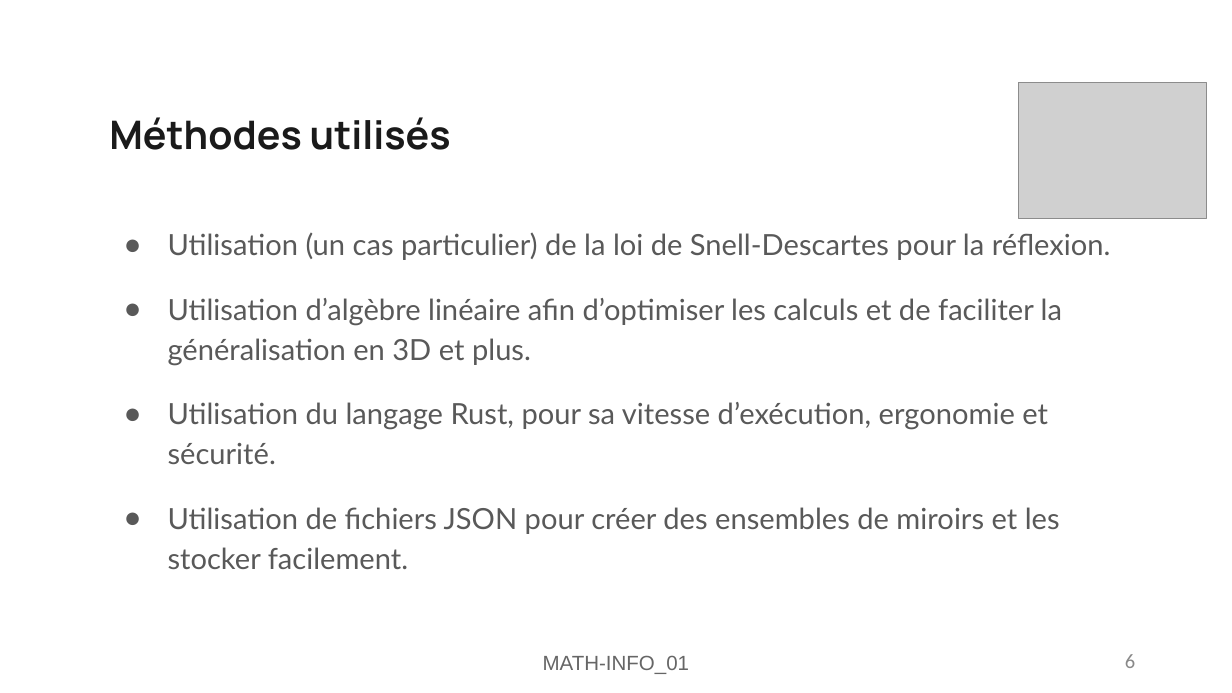
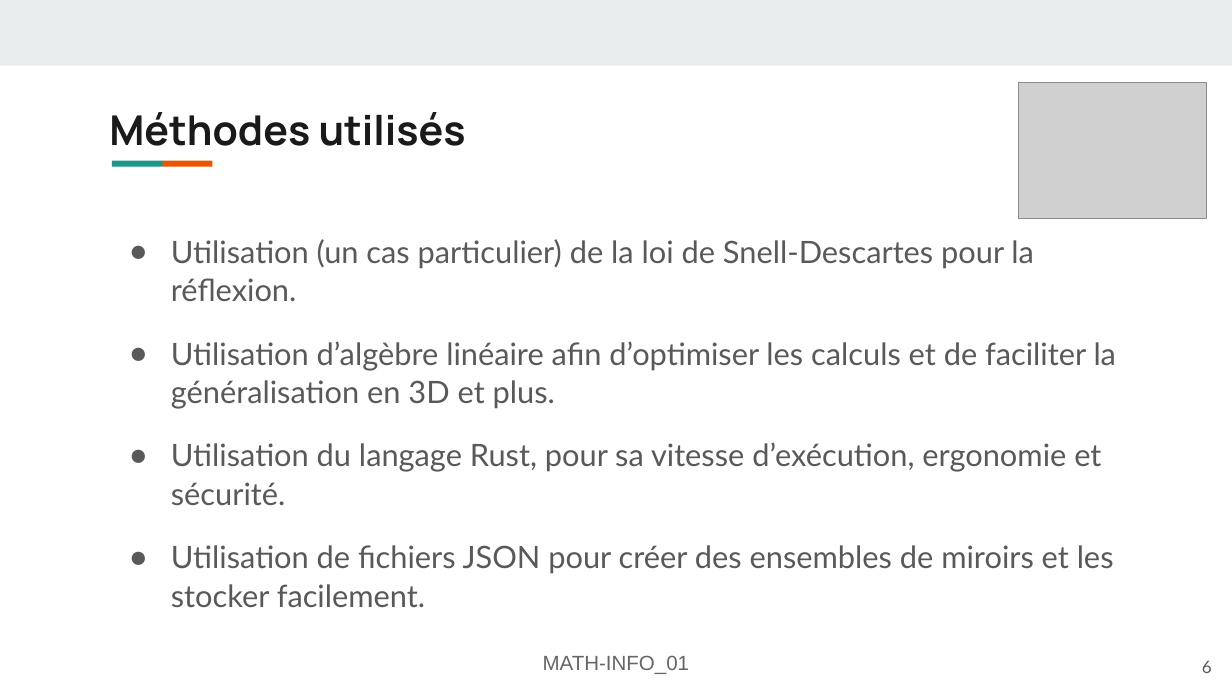
Before and after one commit to FlashOnFire/MirrorVerse, a slide deck: slide 6 of project_managment/pres2/MATH-INFO_01-Présentation-mirror-verse.odp. Drawn at 1232x693 pixels with LibreOffice and Linux fonts; fonts in the diff are those of the drawing; grey boxes stand for pictures. Boxes give left, top, right and bottom in pixels: in the first picture for what was removed or moved away, otherwise in the second. Text is boxed around its words. In the diff, an @@ line names an element or a change of style, - is before the commit and + after.

```diff
--- a/project_managment/pres2/MATH-INFO_01-Présentation-mirror-verse.odp
+++ b/project_managment/pres2/MATH-INFO_01-Présentation-mirror-verse.odp
@@ rectangle added at <box>0,0,1232,65</box>, fill #E9EDEE @@
@@ title "Méthodes utilisés" at <box>109,112,466,146</box>: size 23 to 24.1 pt; line spacing 1 to 0.9 @@
@@ rectangle added at <box>112,160,163,166</box>, fill #1A9988 @@
@@ rectangle added at <box>161,160,212,166</box>, fill #EB5600 @@
@@ text "Utilisation (un cas particulier) de ..." at <box>171,239,1117,607</box>: size 17 to 18 pt; indent changed; line spacing 1.15 to 1.05 @@
@@ page number: place and size @@
-page number at <box>1125,654,1135,668</box>
+page number at <box>1202,660,1212,673</box>
@@ page number at <box>1202,660,1212,673</box>: size 12 to 10 pt, font Calibri to Lato, text colour #898989 to #595959 @@
```
Also in this commit, not shown: 11 other slides changed, 1 other file.
